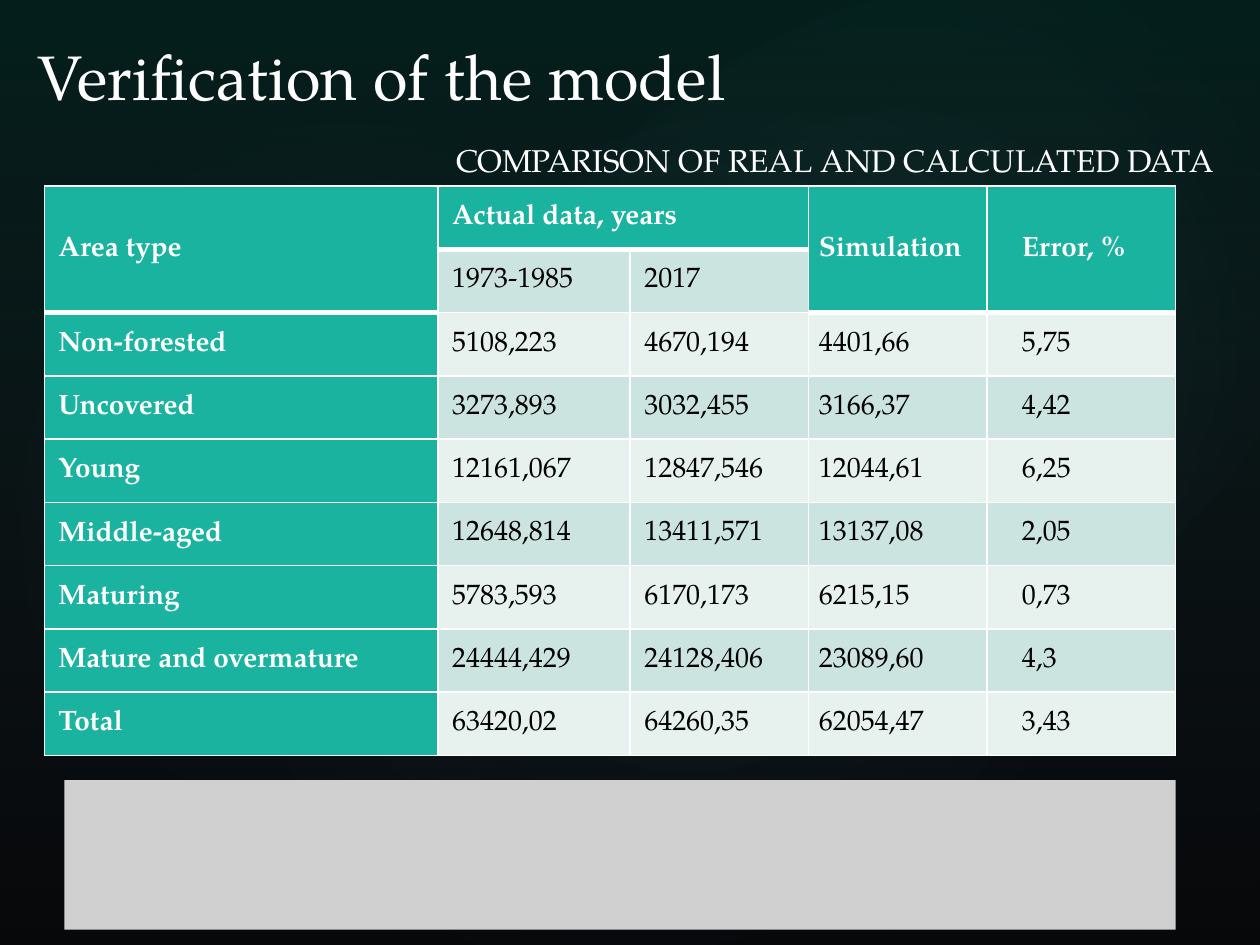
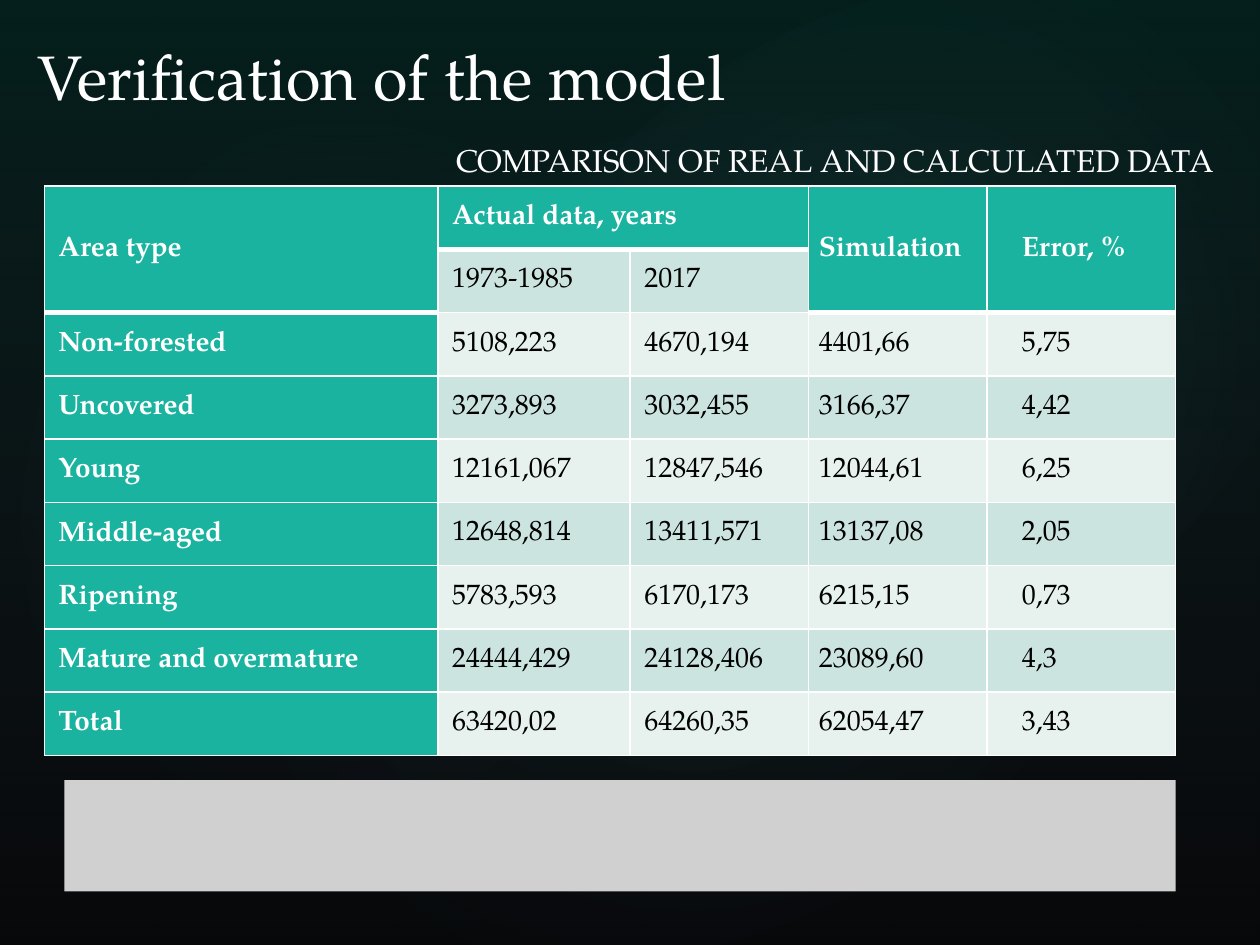
Before and after one commit to eugeneai/pres, a slide deck: slide 18 of china-travel/ready/popova_aiit19.pptx (slide 6 before the commit). Drawn at 1260x945 pixels with LibreOffice and Linux fonts; fonts in the diff are those of the drawing; grey boxes stand for pictures; background and template pictures are left out. Boxes give left, top, right and bottom in pixels: in the first picture for what was removed or moved away, otherwise in the second. Text is boxed around its words. In the diff, an @@ line names an element or a change of style, - is before the commit and + after.

```diff
--- a/china-travel/ready/popova_aiit19.pptx
+++ b/china-travel/ready/popova_aiit19.pptx
@@ table at box(44, 186, 1176, 756) @@
-row 7, column 1: Maturing
+row 7, column 1: Ripening
@@ picture: place and size @@
-picture at box(64, 780, 1176, 930)
+picture at box(64, 780, 1176, 891)
```
Also in this commit, not shown: 4 other slides changed, 14 slides added, 1 slide removed, 8 other files.
